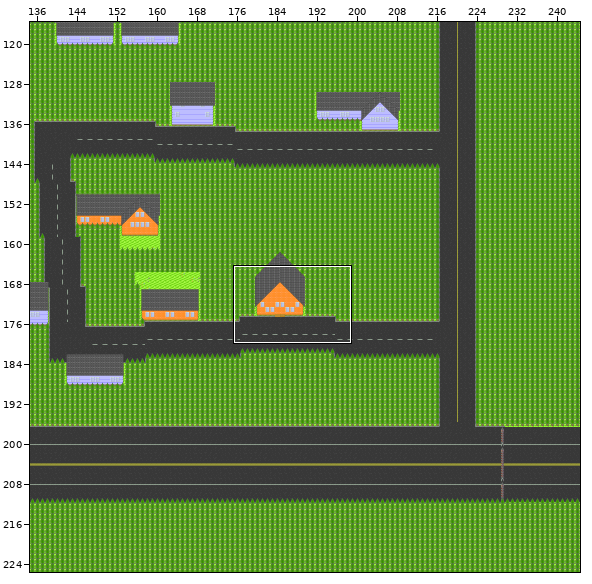
Two states of a Tiled map, Assets/Graphics/Maps/Central/CentralDistrict.tmx. Above, an overview of the earlier version with the close-up marked.
Close-up. Before the commit:
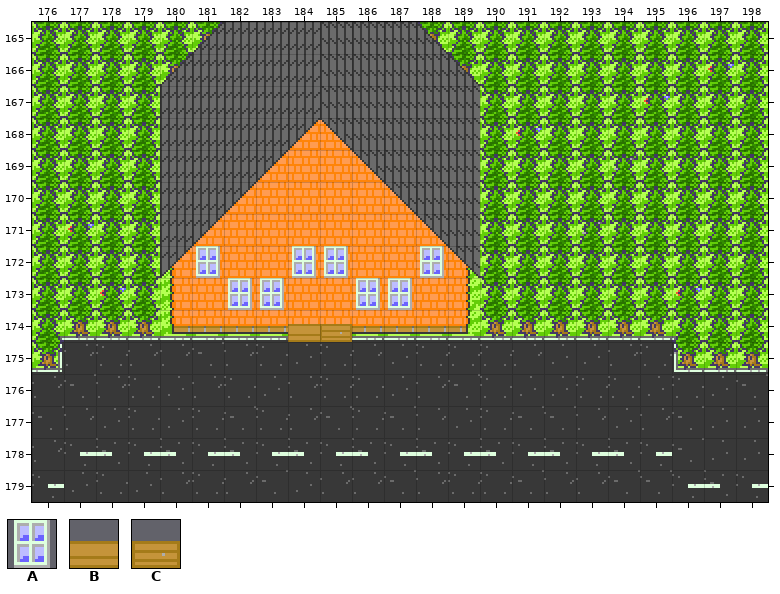
Cells are 16x16 px. Shown: x 176..198, y 165..179.
Key: from "Houses": A 32, B 40, C 41.
_ is an empty cell.
Layers that did not change in this view are not listed.
Layer "Graphics/Buildings/Facade upper layout" before, first column x 176:
165 _______________________
166 _______________________
167 _______________________
168 _______________________
169 _______________________
170 _______________________
171 _______________________
172 _____A__AA__A__________
173 ______AA__AA___________
174 ________BC_____________
175 _______________________
176 _______________________
177 _______________________
178 _______________________
179 _______________________
The result:
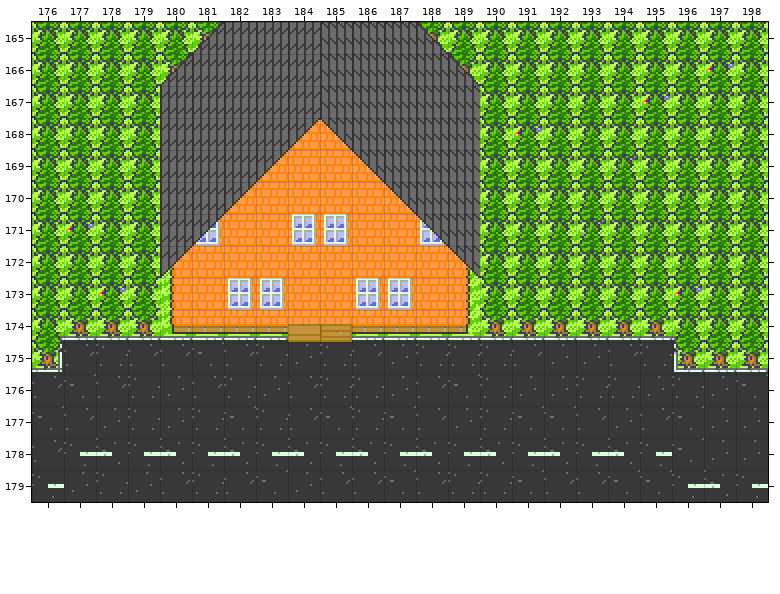
The exact change:
{"where": "layer \"Graphics/Buildings/Facade upper layout\""}
{"y":171,"x":181,"old":"_","new":"A"}
{"y":171,"x":184,"old":"__","new":"AA"}
{"y":171,"x":188,"old":"_","new":"A"}
{"y":172,"x":181,"old":"A","new":"_"}
{"y":172,"x":184,"old":"AA","new":"__"}
{"y":172,"x":188,"old":"A","new":"_"}
